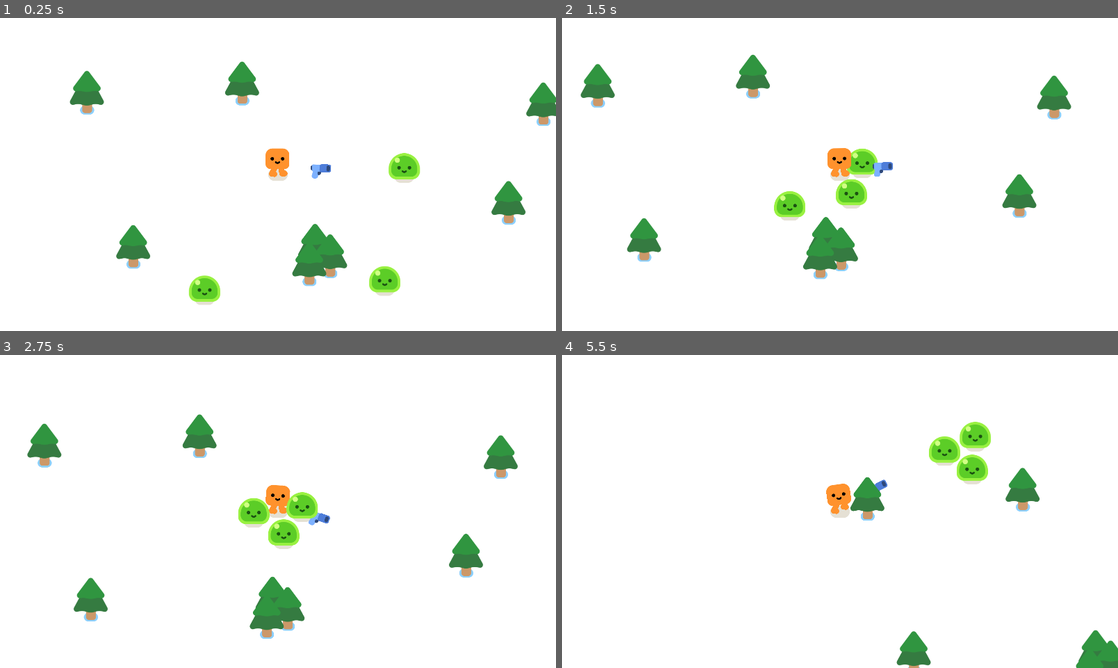
Above: before the commit, frames 1-4 (two rows, left to right).
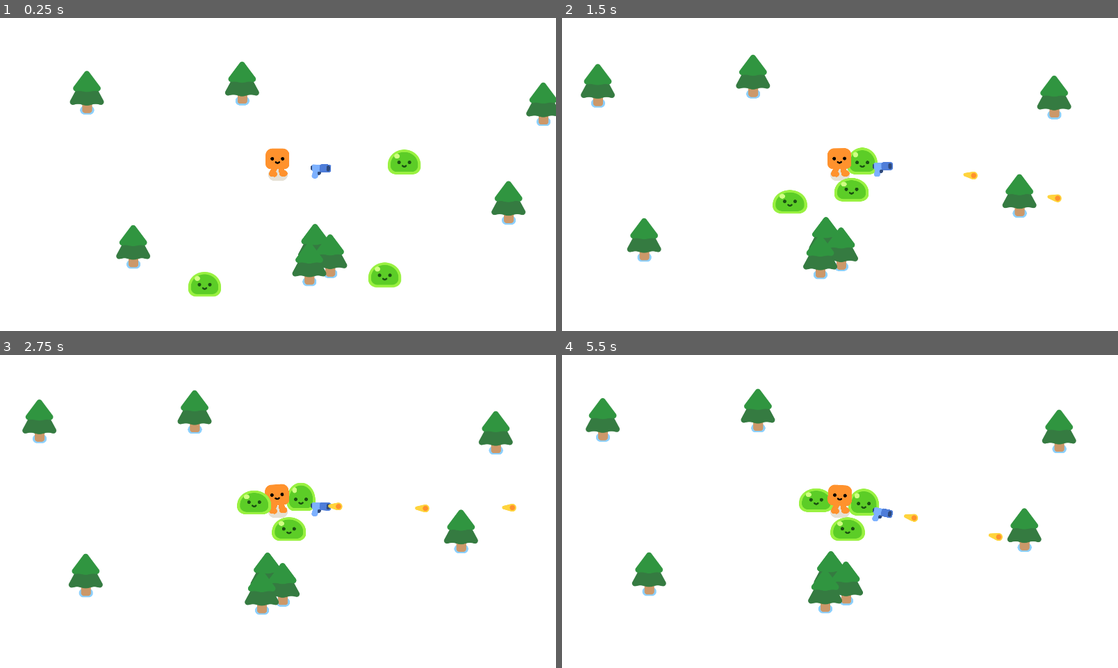
Above: after the commit, the same moments.

Repository: DJreyaB/2dgodot_tutorial
Game: Godot game, scene res://vampire_game.tscn
The game is run twice, just before and just after one commit, with the same random seed, the same clock (stepped at 60 frames per second) and the same inputs.
Inputs:
- Up to frame 1 (0.25 s): no input
- Up to frame 2 (1.5 s): hold D (move_right) 0.53-1.28 s; hold S (move_down) from 1.28 s (still down)
- Up to frame 3 (2.75 s): release S (move_down) at 2.03 s; hold D (move_right) from 2.03 s (still down)
- Up to frame 4 (5.5 s): release D (move_right) at 2.78 s; hold W (move_up) 2.78-3.53 s; hold A (move_left) 3.53-5.03 s; hold S (move_down) from 5.03 s (still down)

The runs differ from the first frame. In frame 1, 1.1% of the frame differs, in the area x 33-76%, y 42-92%; in frame 2, 0.8%; in frame 3, 7.9%; in frame 4, 8.3%, in the area x 4-100%, y 10-100%.

Commit message:
enemy health and animation
added signals for enemy health and added hurt animations

Diff:
--- a/2d-project-start 2/bullet.gd
+++ b/2d-project-start 2/bullet.gd
@@ -1 +1,23 @@
 extends Area2D
+
+var travelled_distance = 0
+
+func _physics_process(delta: float) -> void:
+	const SPEED = 1000
+	const RANGE = 1200 # make this equal to the radius of the collision circle on the weapon
+	var direction = Vector2.RIGHT.rotated(rotation)
+	position += direction * SPEED * delta #uses delta t
+
+	travelled_distance += SPEED * delta
+
+	if travelled_distance > RANGE:
+		queue_free()
+
+	# use a signal to remove bullet when it reaches distance length or hits a target
+
+
+
+func _on_body_entered(body: Node2D) -> void:
+	queue_free()
+	if body.has_method("take_damage"):
+		body.take_damage()
--- a/2d-project-start 2/bullet.tscn
+++ b/2d-project-start 2/bullet.tscn
@@ -7,6 +7,7 @@
 radius = 17.0
 
 [node name="Bullet" type="Area2D"]
+top_level = true
 collision_layer = 0
 collision_mask = 3
 script = ExtResource("1_v8qja")
@@ -18,3 +19,5 @@
 [node name="CollisionShape2D" type="CollisionShape2D" parent="."]
 position = Vector2(2, -2)
 shape = SubResource("CircleShape2D_v8qja")
+
+[connection signal="body_entered" from="." to="." method="_on_body_entered"]
--- a/2d-project-start 2/characters/slime/slime.gd
+++ b/2d-project-start 2/characters/slime/slime.gd
@@ -1,5 +1,4 @@
 extends Node2D
-
 
 func play_walk():
 	%AnimationPlayer.play("walk")
@@ -8,3 +7,6 @@
 func play_hurt():
 	%AnimationPlayer.play("hurt")
 	%AnimationPlayer.queue("walk")
+
+
+#creste s signal for when the body is entered by the bullet?
--- a/2d-project-start 2/mob_enemy.gd
+++ b/2d-project-start 2/mob_enemy.gd
@@ -1,10 +1,26 @@
 extends CharacterBody2D
 
+var health = 3
 
 #needs a reference for the player to allow for player following
 @onready var player = get_node("/root/Game/Player")
+func _ready() -> void:
+	%Slime.play_walk()
 
 func _physics_process(delta: float) -> void:
 	var direction = global_position.direction_to(player.global_position)
 	velocity = direction * 300
 	move_and_slide()
+
+
+func take_damage():
+
+	health -= 1
+	%Slime.play_hurt()
+
+	if health == 0:
+		queue_free()
+		const SMOKE_SCENE = preload("res://smoke_explosion/smoke_explosion.tscn")
+		var smoke = SMOKE_SCENE.instantiate()
+		get_parent().add_child(smoke)
+		smoke.global_position = global_position
--- a/2d-project-start 2/pistol.gd
+++ b/2d-project-start 2/pistol.gd
@@ -6,3 +6,19 @@
 	if enemies_in_range.size() > 0:
 		var target_enemy = enemies_in_range[0]
 		look_at(target_enemy.global_position)
+
+
+func shoot():
+	#load bullet each time input captured
+	const BULLET = preload("res://bullet.tscn")
+	var new_bullet = BULLET.instantiate()
+	new_bullet.global_position = %ShootingPoint.global_position
+	new_bullet.global_rotation = %ShootingPoint.global_rotation
+	# gun flips upside down when it goes -x, set up an if for when position has a negative x have
+	# it flip the opposite direction and else face the other way not flipped upside down
+	%ShootingPoint.add_child(new_bullet)
+
+
+
+func _on_timer_timeout() -> void:
+	shoot()
--- a/2d-project-start 2/pistol.tscn
+++ b/2d-project-start 2/pistol.tscn
@@ -21,4 +21,11 @@
 texture = ExtResource("1_08c3m")
 
 [node name="ShootingPoint" type="Marker2D" parent="WeaponPivot/Pistol"]
+unique_name_in_owner = true
 position = Vector2(25, -11)
+
+[node name="Timer" type="Timer" parent="."]
+wait_time = 0.3
+autostart = true
+
+[connection signal="timeout" from="Timer" to="." method="_on_timer_timeout"]
--- a/2d-project-start 2/slime_enemy.tscn
+++ b/2d-project-start 2/slime_enemy.tscn
@@ -1,7 +1,8 @@
-[gd_scene load_steps=4 format=3 uid="uid://c5rg1d3c8a72x"]
+[gd_scene load_steps=5 format=3 uid="uid://c5rg1d3c8a72x"]
 
 [ext_resource type="Script" uid="uid://dr5hlngcvta3b" path="res://mob_enemy.gd" id="1_ljpcw"]
 [ext_resource type="PackedScene" uid="uid://ogik4s70pgwl" path="res://characters/slime/slime.tscn" id="1_ukp0r"]
+[ext_resource type="Texture2D" uid="uid://b7rhtttevhxtj" path="res://characters/ground_shadow.png" id="2_wns1r"]
 
 [sub_resource type="CircleShape2D" id="CircleShape2D_ljpcw"]
 radius = 56.0357
@@ -15,5 +16,10 @@
 position = Vector2(1, -22)
 shape = SubResource("CircleShape2D_ljpcw")
 
+[node name="GroundShadow2" type="Sprite2D" parent="."]
+position = Vector2(-1, 5)
+texture = ExtResource("2_wns1r")
+
 [node name="Slime" parent="." instance=ExtResource("1_ukp0r")]
+unique_name_in_owner = true
 position = Vector2(1, 6)
